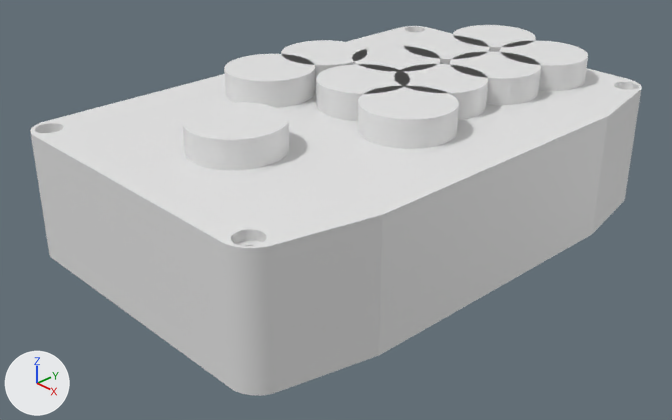
Before and after pictures for a commit that changed the Blender file [2026] Arcade Keypad/Arcade Keypad.blend.
Both versions are drawn from a 50 mm lens placed at (0.335, -0.335, 0.206), pointed at (-0.002, -0.017, -0.021). The axes (+X, +Y, +Z) are drawn at lower left. The lights are the same throughout. The picture after the commit comes second.
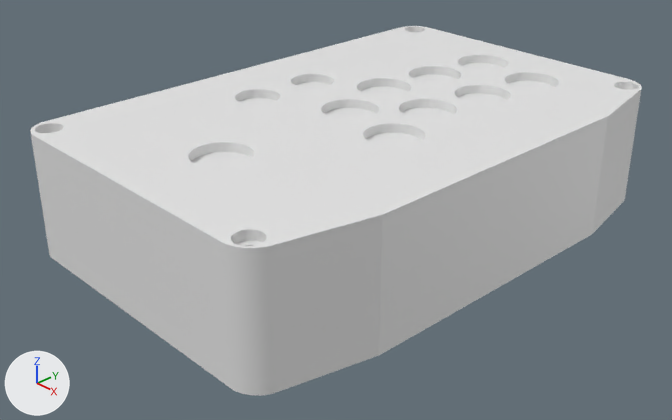
Pixel boxes [x1, y1, x2, y2] of what changed, in the pictures (672 x 420 px):
```json
{"object": "Cylinder.007", "change": "reshaped, moved, rescaled", "before": [182, 102, 289, 170], "after": [191, 63, 555, 168]}
{"object": "Cylinder.004", "change": "deleted", "before": [358, 86, 459, 149]}
{"object": "Cylinder.011", "change": "deleted", "before": [224, 54, 315, 108]}
{"object": "Cylinder.003", "change": "deleted", "before": [316, 64, 410, 121]}
{"object": "Cylinder.005", "change": "deleted", "before": [450, 51, 541, 105]}
{"object": "Cylinder.008", "change": "deleted", "before": [500, 40, 588, 91]}
{"object": "Cylinder.006", "change": "deleted", "before": [394, 64, 488, 120]}
{"object": "Cylinder.010", "change": "deleted", "before": [281, 40, 367, 91]}
{"object": "Cylinder.002", "change": "deleted", "before": [352, 46, 440, 72]}
{"object": "Cylinder", "change": "deleted", "before": [404, 35, 490, 64]}
{"object": "Cylinder.001", "change": "deleted", "before": [453, 25, 536, 52]}
{"part": 1, "of": "me_cylinder_014", "change": "added", "after": [239, 63, 555, 146]}
```

Scene script edits in JSON lines:
```json
{"block": "me_cylinder_014", "where": "# used by ob_cylinder_007; location = (0.0006, -0.085, 0.0); scale = (0.025, 0.025, 0.05)"}
{"op": "remove", "block": "me_cylinder_014", "code": "me_cylinder_014.from_pydata(...)  # 200 vertices, 102 faces; spans x -1.0..1.0, y -1.0..1.0, z -1.0..1.0"}
{"op": "add", "block": "me_cylinder_014", "code": "me_cylinder_014.from_pydata(...)  # 1774 vertices, 583 faces; spans x -3.12..2.53, y -1.0..9.22, z -1.0..1.0"}
{"block": "me_cylinder_014", "change": "me_cylinder_014 part 1: a new loose piece of 1574 vertices spanning x -3.12..2.53, y 1.59..9.22, z -1.0..1.0"}
{"op": "remove", "block": "ob_cylinder_011", "code": ["ob_cylinder_011 = bpy.data.objects.new('Cylinder.011', me_cylinder_009)", "ob_cylinder_011.location = (-0.0524, -0.0202, 0.0)", "ob_cylinder_011.scale = (0.025, 0.025, 0.05)"]}
{"op": "remove", "block": "ob_cylinder_010", "code": ["ob_cylinder_010 = bpy.data.objects.new('Cylinder.010', me_cylinder_010)", "ob_cylinder_010.location = (-0.0524, 0.0207, 0.0)", "ob_cylinder_010.scale = (0.025, 0.025, 0.05)"]}
{"op": "remove", "block": "ob_cylinder_008", "code": ["ob_cylinder_008 = bpy.data.objects.new('Cylinder.008', me_cylinder_011)", "ob_cylinder_008.location = (0.035, 0.1129, 0.0)", "ob_cylinder_008.scale = (0.025, 0.025, 0.05)"]}
{"op": "set", "path": "ob_cylinder_007.location", "old": "(0.0006, -0.085, 0.0)", "new": "(0.0006, -0.094, 0.02)"}
{"op": "set", "path": "ob_cylinder_007.scale", "old": "(0.025, 0.025, 0.05)", "new": "(0.025, 0.025, 0.01)"}
{"op": "remove", "block": "ob_cylinder_006", "code": ["ob_cylinder_006 = bpy.data.objects.new('Cylinder.006', me_cylinder_015)", "ob_cylinder_006.location = (0.0252, 0.0339, 0.0)", "ob_cylinder_006.scale = (0.025, 0.025, 0.05)"]}
{"op": "remove", "block": "ob_cylinder_005", "code": ["ob_cylinder_005 = bpy.data.objects.new('Cylinder.005', me_cylinder_016)", "ob_cylinder_005.location = (0.0301, 0.0741, 0.0)", "ob_cylinder_005.scale = (0.025, 0.025, 0.05)"]}
{"op": "remove", "block": "ob_cylinder_004", "code": ["ob_cylinder_004 = bpy.data.objects.new('Cylinder.004', me_cylinder_017)", "ob_cylinder_004.location = (0.039, -0.0066, 0.0)", "ob_cylinder_004.scale = (0.025, 0.025, 0.05)"]}
{"op": "remove", "block": "ob_cylinder_003", "code": ["ob_cylinder_003 = bpy.data.objects.new('Cylinder.003', me_cylinder_018)", "ob_cylinder_003.location = (-0.0029, 0.0033, 0.0)", "ob_cylinder_003.scale = (0.025, 0.025, 0.05)"]}
{"op": "remove", "block": "ob_cylinder_002", "code": ["ob_cylinder_002 = bpy.data.objects.new('Cylinder.002', me_cylinder_019)", "ob_cylinder_002.location = (-0.016, 0.0427, 0.0)", "ob_cylinder_002.scale = (0.025, 0.025, 0.05)"]}
{"op": "remove", "block": "ob_cylinder_001", "code": ["ob_cylinder_001 = bpy.data.objects.new('Cylinder.001', me_cylinder_020)", "ob_cylinder_001.location = (-0.0069, 0.1206, 0.0)", "ob_cylinder_001.scale = (0.025, 0.025, 0.05)"]}
{"op": "remove", "block": "ob_cylinder", "code": ["ob_cylinder = bpy.data.objects.new('Cylinder', me_cylinder_021)", "ob_cylinder.location = (-0.0114, 0.0814, 0.0)", "ob_cylinder.scale = (0.025, 0.025, 0.05)"]}
```
